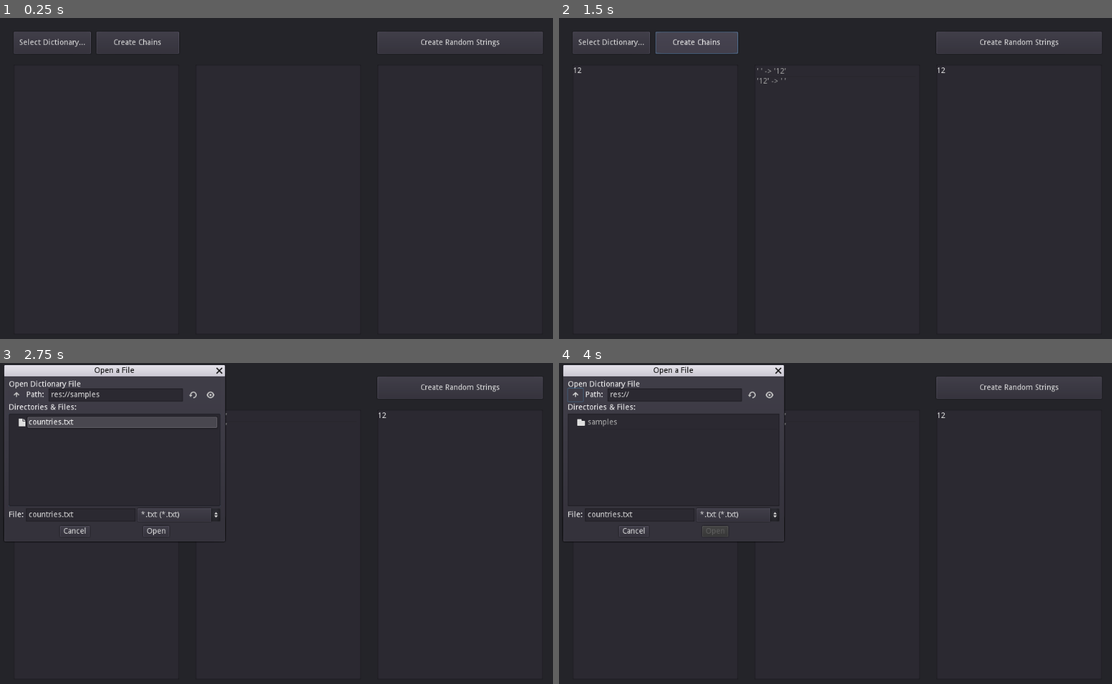
Above: before the commit, frames 1-4 (two rows, left to right).
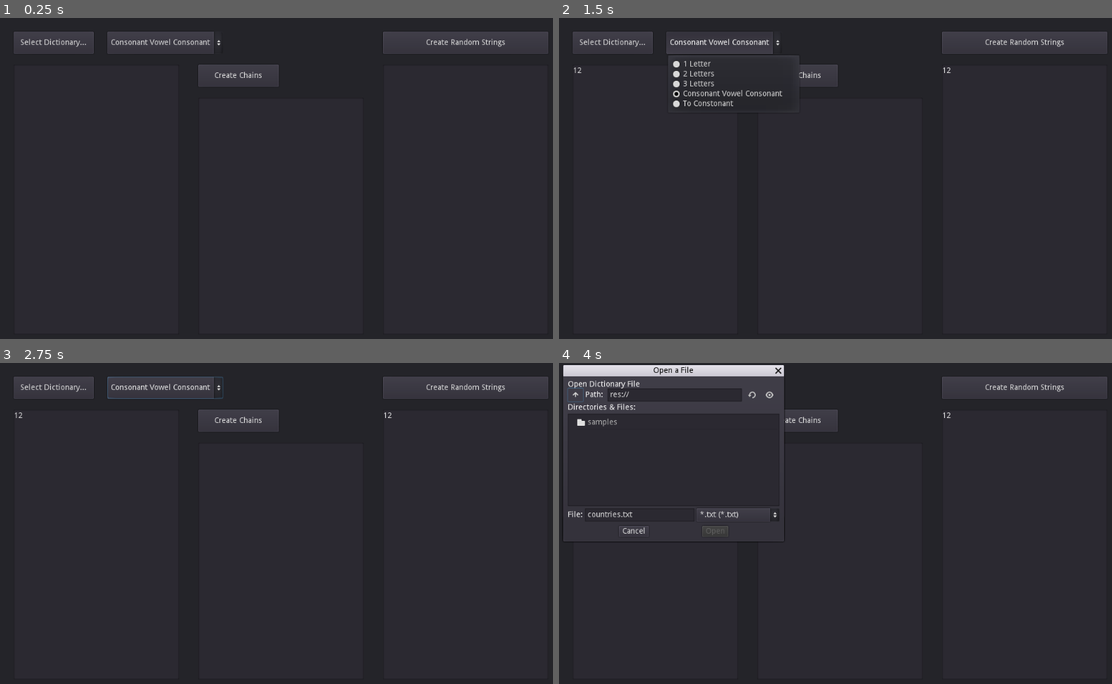
Above: after the commit, the same moments.

Repository: MichaelReel/MarkovTester
Game: Godot game, scene res://Analyser.tscn
Two runs of this game, one before a commit and one after it. Both use one fixed random seed, a clock stepped at 60 frames per second and the inputs below.
Inputs (mouse positions are in pixels of both pictures, inside the frame that each line leads up to):
- Up to frame 1 (0.25 s): no input
- Up to frame 2 (1.5 s): click (653, 200) at 0.52 s; type "12" at 0.6 s; click (1017, 200) at 0.75 s; type "12" at 0.83 s; click (724, 43) at 1.25 s, where only the run after the commit has a clickable "Consonant Vowel Consonant"
- Up to frame 3 (2.75 s): click "Select Dictionary..." at 2 s
- Up to frame 4 (4 s): click (575, 395) at 2.77 s; click (575, 395) at 3.5 s

The runs differ from the first frame. In frame 1, 1.1% of the frame differs, in the area x 3-100%, y 4-19%; in frame 2, 1.7%; in frame 3, 5.7%, in the area x 0-100%, y 0-56%; in frame 4, 0.4%.

Commit message:
Added ability to select chain split method.

Diff:
--- a/Analyser.tscn
+++ b/Analyser.tscn
@@ -14,27 +14,37 @@
 [node name="SelectButton" type="Button" parent="."]
 margin_left = 25.0
 margin_top = 25.0
-margin_right = 165.0
+margin_right = 170.0
 margin_bottom = 65.0
 text = "Select Dictionary..."
 __meta__ = {
 "_edit_use_anchors_": false
 }
 
+[node name="SplitModeButton" type="OptionButton" parent="."]
+margin_left = 195.0
+margin_top = 25.0
+margin_right = 405.0
+margin_bottom = 65.0
+text = "Consonant Vowel Consonant"
+clip_text = true
+items = [ "1 Letter", null, false, 0, null, "2 Letters", null, false, 1, null, "3 Letters", null, false, 2, null, "Consonant Vowel Consonant", null, false, 3, null, "To Constonant", null, false, 4, null ]
+selected = 3
+
 [node name="CreateButton" type="Button" parent="."]
-margin_left = 175.0
-margin_top = 25.0
-margin_right = 325.0
-margin_bottom = 65.0
+margin_left = 360.0
+margin_top = 85.0
+margin_right = 506.0
+margin_bottom = 125.0
 text = "Create Chains"
 __meta__ = {
 "_edit_use_anchors_": false
 }
 
 [node name="RandomButton" type="Button" parent="."]
-margin_left = 685.0
+margin_left = 695.0
 margin_top = 25.0
-margin_right = 985.0
+margin_right = 995.0
 margin_bottom = 65.0
 text = "Create Random Strings"
 __meta__ = {
@@ -65,9 +75,9 @@
 current_path = "res://samples/"
 
 [node name="ChainList" type="ItemList" parent="."]
-margin_left = 355.0
-margin_top = 85.0
-margin_right = 655.0
+margin_left = 360.0
+margin_top = 145.0
+margin_right = 660.0
 margin_bottom = 575.0
 script = ExtResource( 2 )
 __meta__ = {
@@ -75,15 +85,16 @@
 }
 
 [node name="OutputList" type="TextEdit" parent="."]
-margin_left = 685.0
+margin_left = 695.0
 margin_top = 85.0
-margin_right = 985.0
+margin_right = 995.0
 margin_bottom = 575.0
 script = ExtResource( 3 )
 __meta__ = {
 "_edit_use_anchors_": false
 }
 [connection signal="pressed" from="SelectButton" to="InputList" method="_on_Button_Open_pressed"]
+[connection signal="item_selected" from="SplitModeButton" to="ChainList" method="_on_SplitModeButton_item_selected"]
 [connection signal="pressed" from="CreateButton" to="InputList" method="_on_Button_Create_pressed"]
 [connection signal="pressed" from="RandomButton" to="ChainList" method="_on_RandomButton_pressed"]
 [connection signal="chain_input" from="InputList" to="ChainList" method="_on_InputList_chain_input"]
--- a/CreateChains.gd
+++ b/CreateChains.gd
@@ -2,7 +2,17 @@
 
 signal created_random_strings
 
+
+const ID_MODE_MAP : Array = [
+	"1letter",
+	"2letter",
+	"3letter",
+	"cvc",
+	"consonants",
+]
+
 var table : MarkovTable
+var mode : String = ID_MODE_MAP[2]
 
 class MarkovTable:
 
@@ -42,36 +52,20 @@
 	func insert_word(word : String, split : String):
 		match split:
 			"1letter":
-				split_letter(word)
+#				split_letter(word)
+				split_by_regex(word, "(.{1})")
 			"2letter":
-				split_multiletter(word, 2)
+#				split_multiletter(word, 2)
+				split_by_regex(word, "(.{2})")
 			"3letter":
-				split_multiletter(word, 3)
+#				split_multiletter(word, 3)
+				split_by_regex(word, "(.{3})")
+			"cvc":
+				split_by_regex(word, "([bcdfghjklmnpqrstvwxyz][aeiou]*[bcdfghjklmnpqrstvwxyz])")
 			"consonants":
 				split_by_regex(word, "([aeiou]*[bcdfghjklmnpqrstvwxyz]{1})")
-			"cvc":
-				split_by_regex(word, "([bcdfghjklmnpqrstvwxyz][aeiou]*[bcdfghjklmnpqrstvwxyz])")
 			_:
 				split_by_regex(word, split)
-
-	func split_letter(word : String):
-		add_link(' ', word[0])
-		add_link(word[-1], ' ')
-		for i in range(0, word.length() - 1):
-			var a := word[i]
-			var b := word[i + 1]
-			add_link(a, b)
-
-	func split_multiletter(word_in : String, n : int):
-		var word : Array = []
-		for i in range(0, word_in.length(), n):
-			word.append(word_in.substr(i, n))
-		add_link(' ', word[0])
-		add_link(word[-1], ' ')
-		for i in range(0, word.size() - 1):
-			var a : String = word[i]
-			var b : String = word[i + 1]
-			add_link(a, b)
 
 	func split_by_regex(word_in : String, regex : String):
 		var filter := RegEx.new()
@@ -80,6 +74,11 @@
 			callback.call_func("\t", "Regex error. Exp: " + regex + ", Err-code: " + err)
 			return
 		var word : Array = filter.search_all(word_in)
+		if (word.empty()):
+			# Somethings might not fit the rules
+			add_link(' ', word_in)
+			add_link(word_in, ' ')
+			return
 		add_link(' ', word[0].get_string())
 		add_link(word[-1].get_string(), ' ')
 		for i in range(0, word.size() - 1):
@@ -118,7 +117,7 @@
 
 func _on_InputList_chain_input(text : String):
 	self.clear()
-	table = MarkovTable.new(text, funcref(self, "new_item_added"), "3letter")
+	table = MarkovTable.new(text, funcref(self, "new_item_added"), mode)
 	sort_items_by_text()
 
 func new_item_added(start : String, end : String):
@@ -130,3 +129,6 @@
 	for _i in range (0, 100):
 		text += table.make_random_word() + "\n"
 	emit_signal("created_random_strings", text)
+
+func _on_SplitModeButton_item_selected(id : int):
+	mode = ID_MODE_MAP[id]
